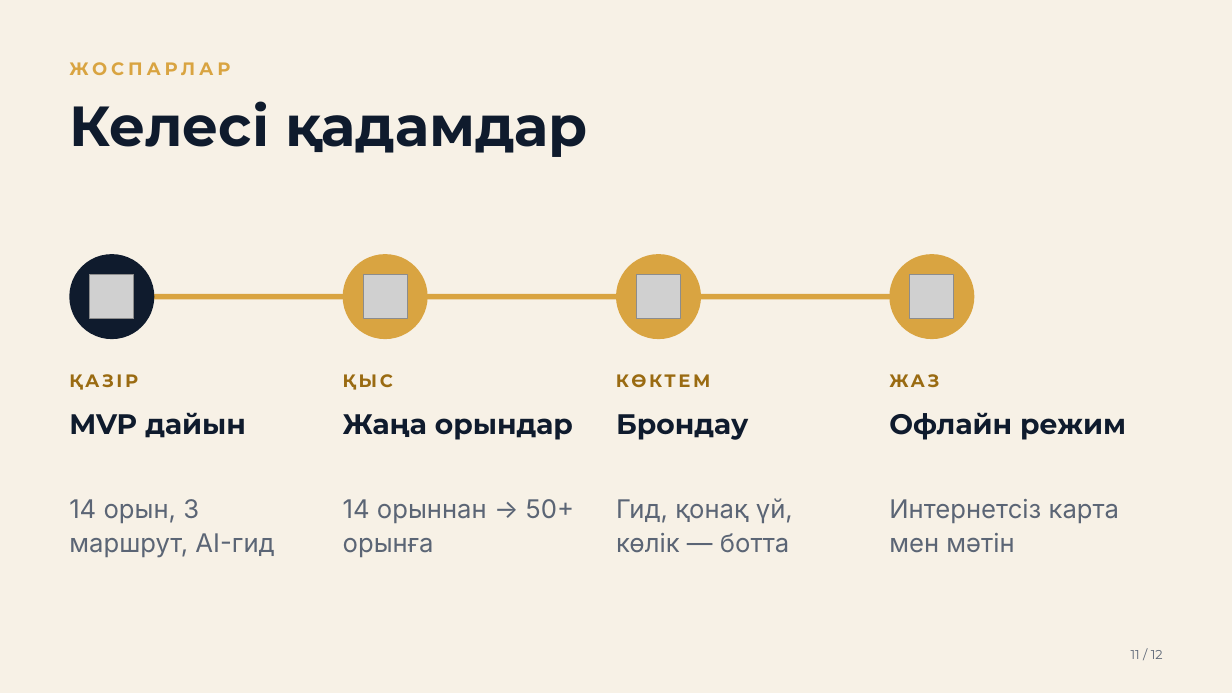
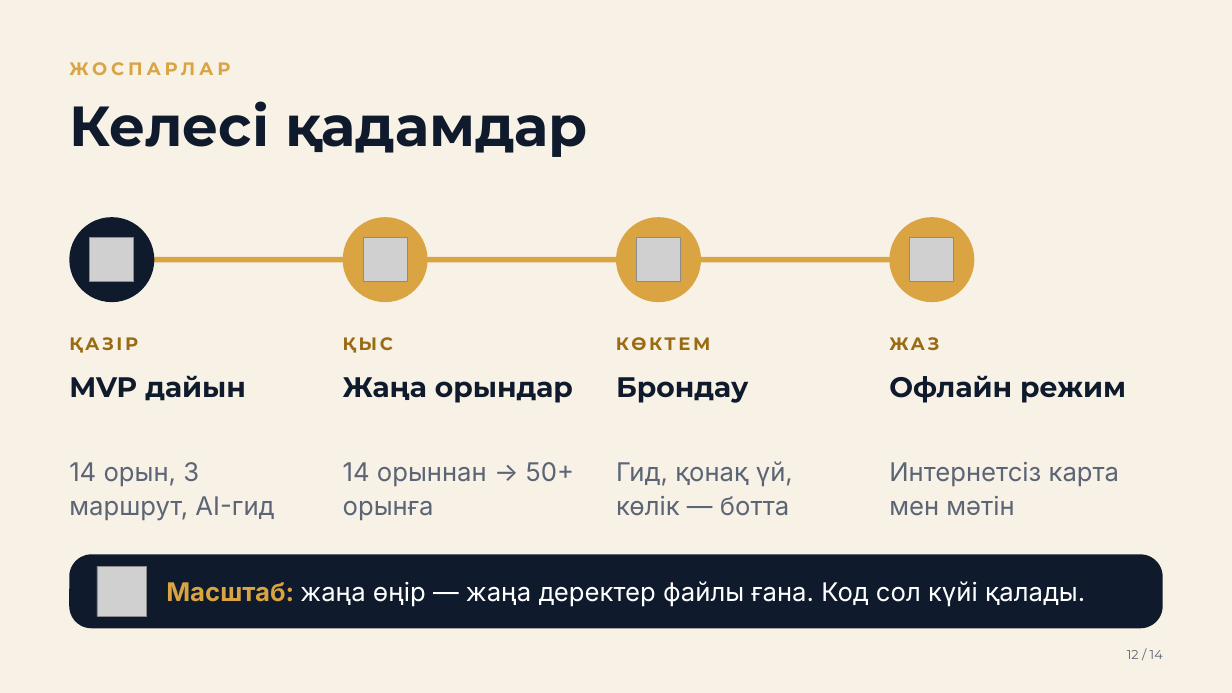
Before and after one commit to serikbayde/Ulytau-guide, a slide deck: slide 12 of pitch/Ulytau_Gid_Pitch.pptx (slide 11 before the commit). Drawn at 1232x693 pixels with LibreOffice and Linux fonts; fonts in the diff are those of the drawing; grey boxes stand for pictures. Boxes give left, top, right and bottom in pixels: in the first picture for what was removed or moved away, otherwise in the second. Text is boxed around its words. In the diff, an @@ line names an element or a change of style, - is before the commit and + after.

```diff
--- a/pitch/Ulytau_Gid_Pitch.pptx
+++ b/pitch/Ulytau_Gid_Pitch.pptx
@@ 12 texts, 4 pictures, 4 ellipses, 1 rectangle: place and size @@
-12 texts, 4 pictures, 4 ellipses, 1 rectangle at [69,254,1135,557]
+12 texts, 4 pictures, 4 ellipses, 1 rectangle at [69,217,1135,520]
@@ rounded rectangle added at [69,555,1163,628], fill #0F1B2D @@
@@ picture added at [97,567,147,616] @@
@@ text added at [166,581,1085,607], 20 pt, text #FFFFFF @@
+Масштаб: жаңа өңір — жаңа деректер файлы ғана. Код сол күйі қалады.
@@ text at [1127,650,1163,659]: text changed @@
-11 / 12
+12 / 14
```
Also in this commit, not shown: 10 other slides changed, 2 slides added, 35 other files.
